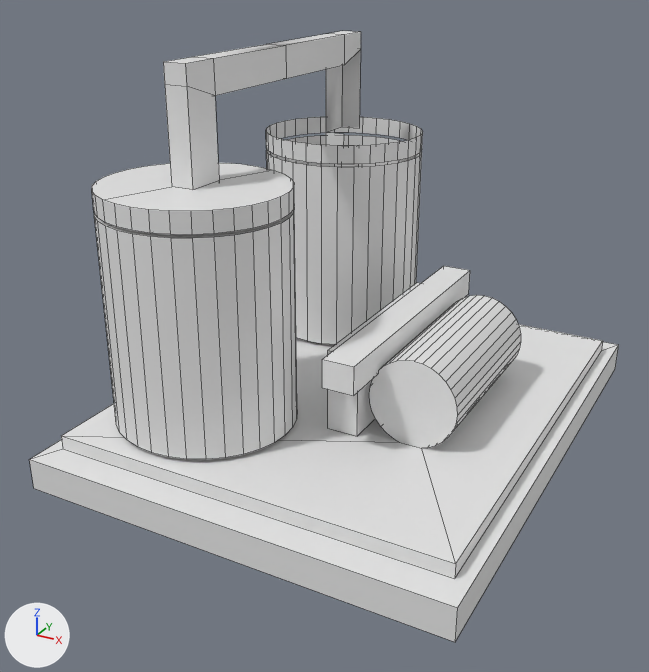
Before and after pictures for a commit that changed the FBX model Assets/Models/mine_trigger.fbx.
Rendered twice from a 50 mm lens placed at (4.63, -7.44, 3.12), pointed at (0.79, -0.47, -0.37). Arrows for +X, +Y and +Z are at lower left; the lights stay in place. The picture after the commit comes second. Mesh edges are drawn as thin lines. Where no turn or scale is listed for an object, it has been applied to the vertices. Vertices at exactly the same position are counted once.
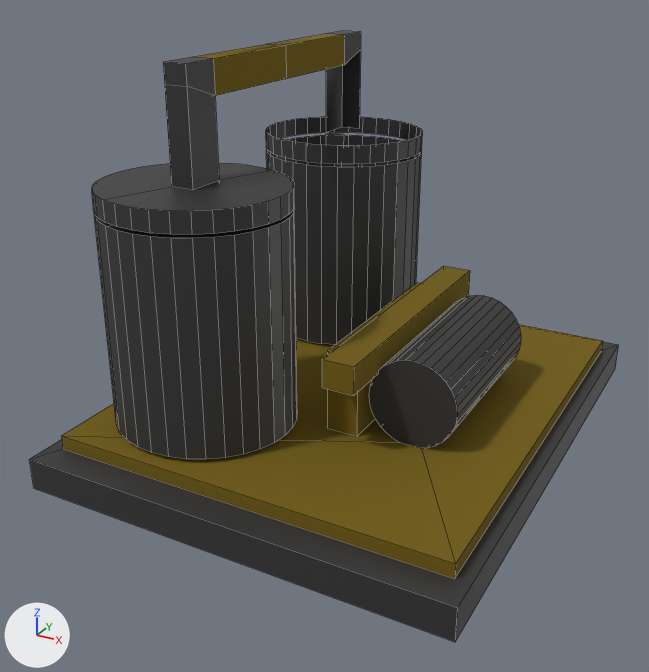
The change in detail:
Material 'Material.002' (mat_material_002) is new.
Its base color is (0.203, 0.134, 0.00528) (dark yellow #7c6610).
Its metallic is 0.246.
Its roughness is 1.0.
Material 'Material.001' (mat_material_001) is new.
Its base color is (0.0339, 0.0339, 0.0339) (dark grey #343434).
me_cube_001 has 427 vertices, 229 faces and spans x -1.1..3.02, y -1.26..3.89, z -2.54..1.19.
me_cube_001 is used by ob_cube; location (0.0, -1.32, 1.05).
me_cube_001 part 1: 203 of the faces centred in x -1.1..3.02, y -1.26..3.89, z -2.54..1.19 switch from no material to mat_material_001 (dark grey #343434).
me_cube_001 part 2: 11 of the faces centred in x 0.96..1.57, y 1.32..3.61, z -2.16..-1.18 switch from no material to mat_material_002 (dark yellow #7c6610).
me_cube_001 part 3: 9 of the faces centred in x -0.11..0.11, y 0.77..1.93, z 0.89..1.19 switch from no material to mat_material_002 (dark yellow #7c6610).
me_cube_001 part 4: 4 of the faces centred in x 0.96..1.44, y -0.97..0.32, z -2.16..-1.32 switch from no material to mat_material_002 (dark yellow #7c6610).
me_cube_001 part 5: 1 of the faces centred in x 2.89, y 1.32, z -2.16 switch from no material to mat_material_002 (dark yellow #7c6610).

Location of each change, [x1, y1, x2, y2] in pixels of the pictures (649 x 672 px):
part 1 of me_cube_001, recoloured (white to dark grey): [29, 31, 619, 642] in both
part 2 of me_cube_001, recoloured (darker): [62, 266, 603, 563] in both
part 3 of me_cube_001, recoloured (darker): [194, 34, 344, 96] in both
part 4 of me_cube_001, recoloured (darker): [61, 351, 456, 579] in both
part 5 of me_cube_001, recoloured: [455, 341, 603, 578] in both
